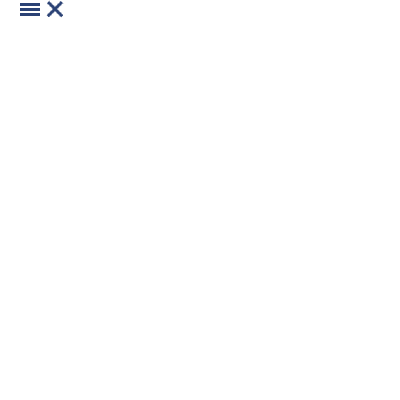
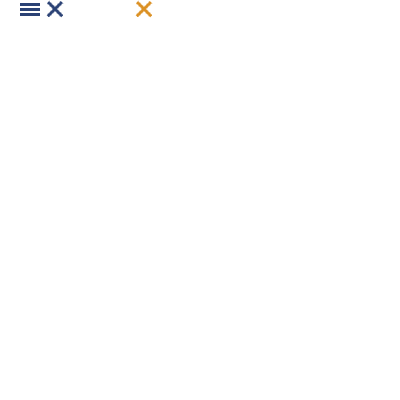
Layered file, before and after one edit (400x400). Changes by layer:
moved "Layer 1" above "Layer 0", painted on it over (135, 0, 153, 18)
